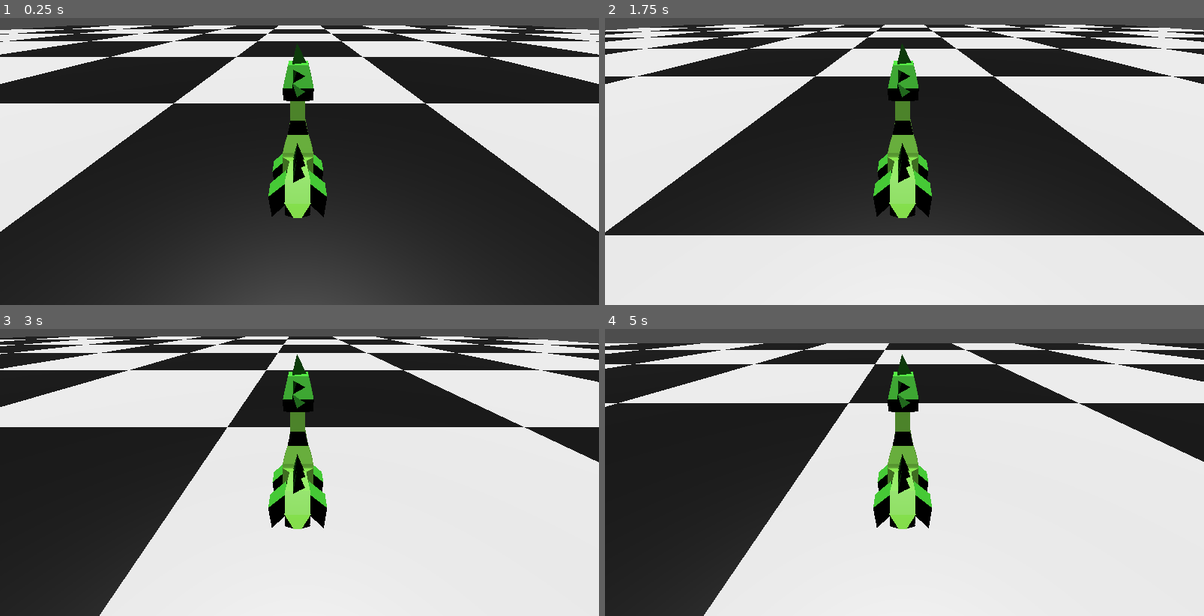
Above: before the commit, frames 1-4 (two rows, left to right).
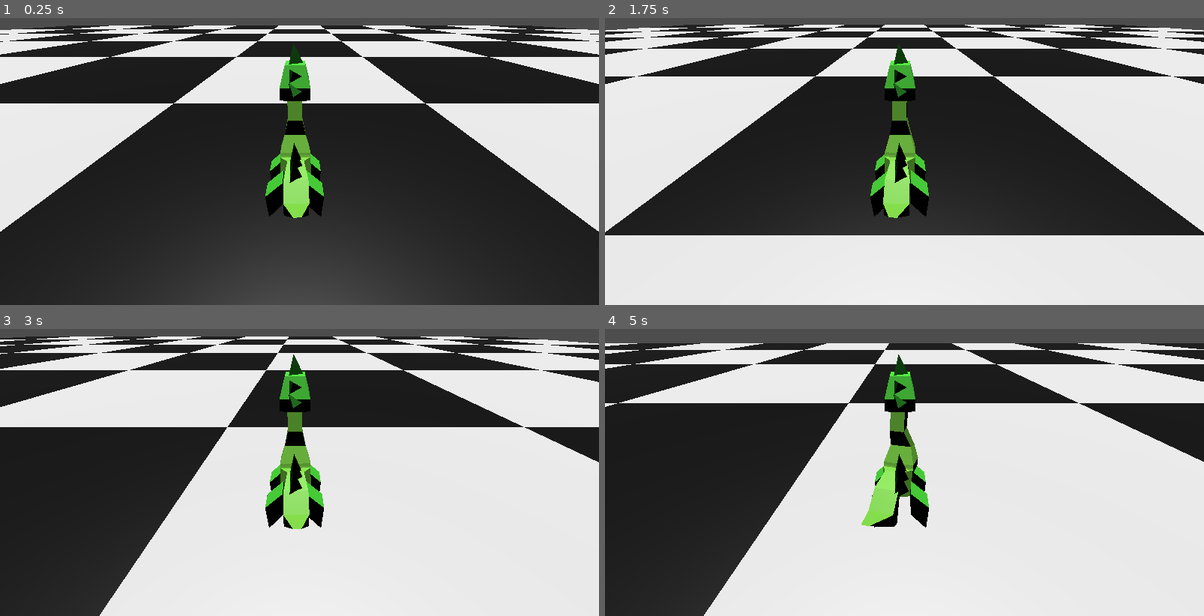
Above: after the commit, the same moments.

Repository: bazylevnik0/dinokid
Game: Godot game, scene res://land.tscn
Two runs of this game, one before a commit and one after it. Both use one fixed random seed, a clock stepped at 60 frames per second and the inputs below.
Inputs:
- Up to frame 1 (0.25 s): no input
- Up to frame 2 (1.75 s): hold Right (move_right) 0.53-1.28 s; tap Z (key_a, bound only after the commit) at 0.6, 1.55 s; tap Space (jump) at 0.77, 1.52 s; tap X (key_b, bound only after the commit) at 0.8, 1.35 s; hold Down (move_backward) from 1.28 s (still down)
- Up to frame 3 (3 s): release Down (move_backward) at 2.03 s; hold Right (move_right) 2.03-2.78 s; tap Z (key_a, bound only after the commit) at 2.1 s; tap X (key_b, bound only after the commit) at 2.3, 2.85 s; hold Up (move_forward) from 2.78 s (still down)
- Up to frame 4 (5 s): tap Space (jump) at 3.02, 3.77, 4.52 s; tap Z (key_a, bound only after the commit) at 3.05, 3.6, 4.55 s; release Up (move_forward) at 3.53 s; hold Left (move_left) from 3.53 s (still down); tap X (key_b, bound only after the commit) at 3.8, 4.35 s

The runs differ from the first frame. In frame 1, 1.2% of the frame differs, in the area x 44-55%, y 8-70%; in frame 2, 1.5%; in frame 3, 1.2%; in frame 4, 2.1%, in the area x 42-55%, y 8-70%.

Commit message:
test animations

Diff:
--- a/Player.gd
+++ b/Player.gd
@@ -12,6 +12,10 @@
 func _physics_process(delta):
 	var direction = Vector3.ZERO
 
+	if Input.is_action_just_released("key_a"):
+		$Model/AnimationPlayer.play("Hor")
+	if Input.is_action_just_released("key_b"):
+		$Model/AnimationPlayer.play("Ver")
 	if Input.is_action_just_released("move_right"):
 		rotation.y -= PI/2
 	if Input.is_action_just_released("move_left"):
--- a/dino.tscn
+++ b/dino.tscn
@@ -14,9 +14,8 @@
 [node name="Camera" type="Camera3D" parent="Player"]
 transform = Transform3D(-3.78552e-08, -0.5, 0.866025, -2.18557e-08, 0.866025, 0.5, -1, 1.95399e-14, -4.37114e-08, 11.6303, 8.95775, 0)
 
-[node name="Model" parent="Player" instance=ExtResource("1_abwe3")]
-transform = Transform3D(1, 0, 0, 0, 1, 0, 0, 0, 1, 0, 0, -0.167934)
-
 [node name="CollisionShape3D" type="CollisionShape3D" parent="Player"]
 transform = Transform3D(1, 0, 0, 0, 0.999996, 0.00293215, 0, -0.00293215, 0.999996, 0, 2.75, 0)
 shape = SubResource("BoxShape3D_eftsy")
+
+[node name="Model" parent="Player" instance=ExtResource("1_abwe3")]
--- a/project.godot
+++ b/project.godot
@@ -42,6 +42,16 @@
 "events": [Object(InputEventKey,"resource_local_to_scene":false,"resource_name":"","device":-1,"window_id":0,"alt_pressed":false,"shift_pressed":false,"ctrl_pressed":false,"meta_pressed":false,"pressed":false,"keycode":0,"physical_keycode":32,"key_label":0,"unicode":32,"echo":false,"script":null)
 ]
 }
+key_a={
+"deadzone": 0.5,
+"events": [Object(InputEventKey,"resource_local_to_scene":false,"resource_name":"","device":-1,"window_id":0,"alt_pressed":false,"shift_pressed":false,"ctrl_pressed":false,"meta_pressed":false,"pressed":false,"keycode":0,"physical_keycode":90,"key_label":0,"unicode":122,"echo":false,"script":null)
+]
+}
+key_b={
+"deadzone": 0.5,
+"events": [Object(InputEventKey,"resource_local_to_scene":false,"resource_name":"","device":-1,"window_id":0,"alt_pressed":false,"shift_pressed":false,"ctrl_pressed":false,"meta_pressed":false,"pressed":false,"keycode":0,"physical_keycode":88,"key_label":0,"unicode":120,"echo":false,"script":null)
+]
+}
 
 [rendering]
 
Binary file changed: dino.glb
